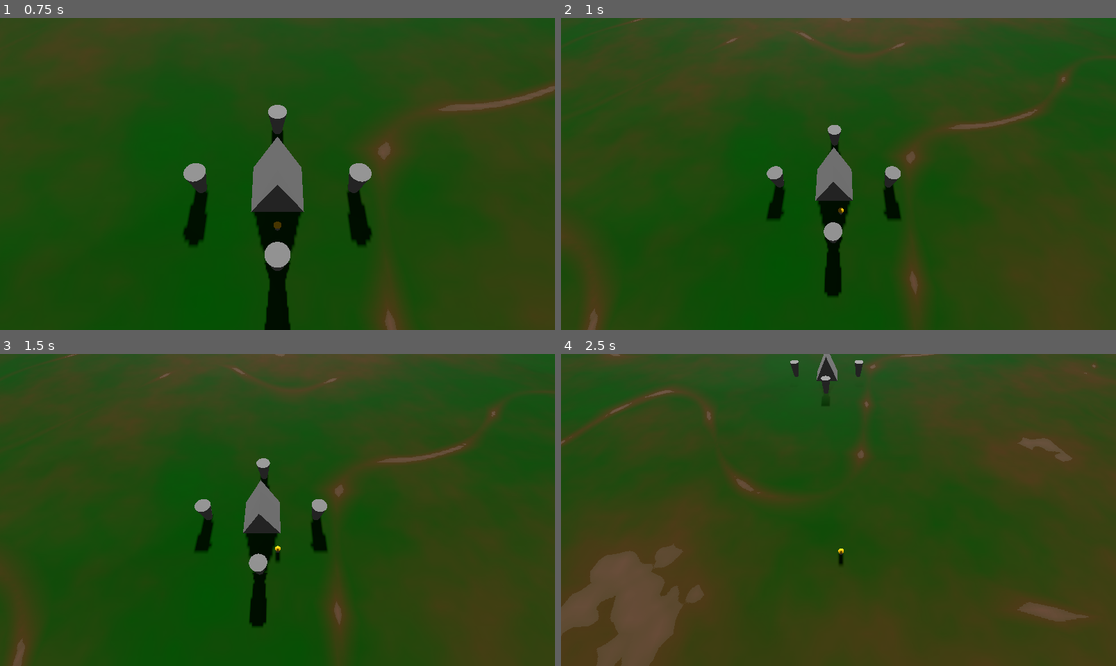
Above: before the commit, frames 1-4 (two rows, left to right).
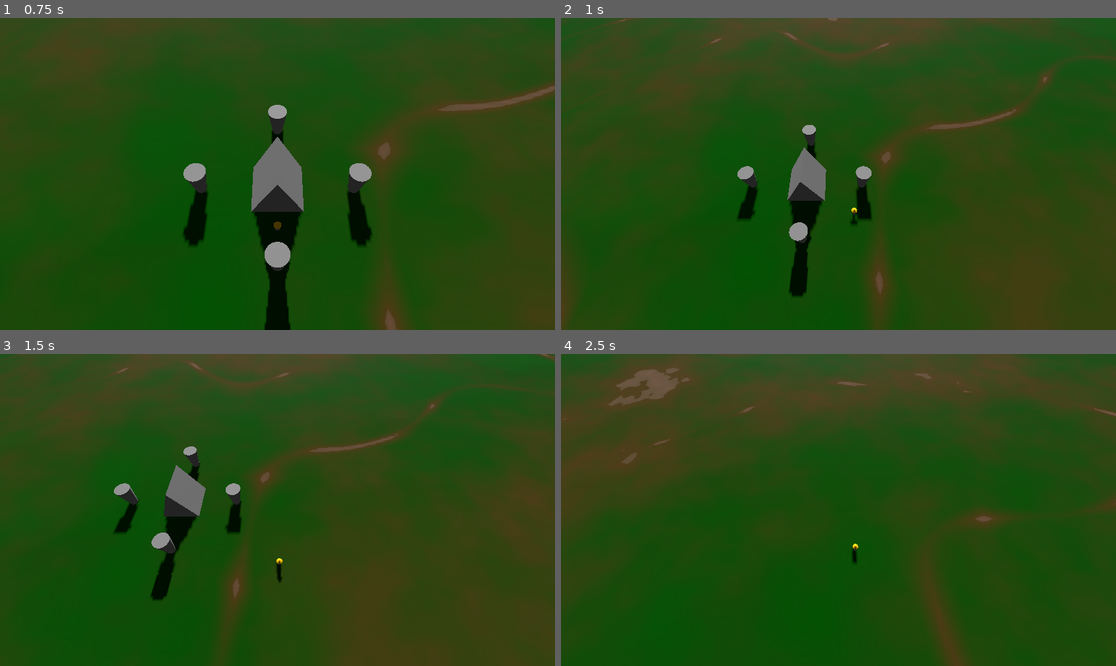
Above: after the commit, the same moments.

Repository: AngryCyboot/LD55
Game: Godot game, scene res://Main.tscn
Same seed, same stepped clock (60 frames per second), same inputs: the game is played once before the commit and once after it.
Inputs (mouse positions are in pixels of both pictures, inside the frame that each line leads up to):
- Up to frame 1 (0.75 s): tap Enter (ui_accept) at 0.5 s; move the mouse to (399, 158) at 0.52 s; hold D (East) from 0.53 s (still down); hold Shift (Dash) from 0.53 s (still down); click (399, 158) at 0.67 s
- Up to frame 2 (1 s): keep holding D (East); keep holding Shift (Dash); tap Enter (ui_accept) at 0.77 s
- Up to frame 3 (1.5 s): move the mouse to (166, 525) at 1.27 s; release D (East) at 1.28 s; release Shift (Dash) at 1.28 s; hold S (South) from 1.28 s (still down); tap Space (Context) at 1.35 s
- Up to frame 4 (2.5 s): tap Enter (ui_accept) at 1.52 s; tap Shift (Dash) at 1.55 s; move the mouse to (894, 441) at 2.02 s; release S (South) at 2.03 s; hold D (East) from 2.03 s (still down); hold Shift (Dash) from 2.03 s (still down)

Frame 1 is identical in both runs. In frame 2, 11% of the frame differs, in the area x 0-93%, y 0-100%; in frame 3, 20%; in frame 4, 53%, in the area x 0-100%, y 0-100%.

Commit message:
Fix dash and improve dash by adding cooldown

Diff:
--- a/Character/Char.gd
+++ b/Character/Char.gd
@@ -1,16 +1,18 @@
 extends CharacterBody3D
 
-
+@export var movement_speed : float = 3000
 @export var dash_time : float = 0.2
-@export var dash_speed : float = 20
+@export var dash_cooldown_time : float = 1.0
+@export var dash_speed : float = 15
 @export var dash_sound : AudioStreamPlayer3D
 @export var death_sound : AudioStreamPlayer3D
 @export var spawn_sound : AudioStreamPlayer3D
 @export var village : Node3D
 @export var environement : Environment
 
-var dashing : bool = false
+var ready_to_dash : bool = true
 var timer : float = 0
+var cooldown_timer : float = 0
 var _current_boss:Boss = null
 var _current_unsummoning_circle:Node3D = null
 var _current_unsummoning_circle_part:CirclePart = null
@@ -21,24 +23,30 @@
 
 func _process(delta):
 	if alive:
-		if not dashing :
+		#Update timers
+		if timer < dash_time:
+			timer += delta
+		if cooldown_timer < dash_cooldown_time:
+			cooldown_timer += delta
+		#Dash time ends, reset velocity
+		if timer >= dash_time:
 			var char_input : Vector2 = Input.get_vector("West", "East", "North", "South")
-			velocity = Vector3(char_input.x,0,char_input.y)*delta*500
-		else:
-			if timer < dash_time:
-				timer += delta
-			else:
-				dashing = false
+			velocity = Vector3(char_input.x,0,char_input.y)*delta*movement_speed
+		#Cooldown ok ? Enable dash
+		if cooldown_timer >= dash_cooldown_time:
+			ready_to_dash = true
+
 		move_and_slide()
 	else:
 		timer+=delta
 		respawn()
 
 func _input(event):
-	if event.is_action_pressed("Dash") and not dashing:
-		dashing = true
+	if event.is_action_pressed("Dash") and ready_to_dash:
+		ready_to_dash = false
 		if not dash_sound.playing : dash_sound.play()
 		timer = 0
+		cooldown_timer = 0
 		velocity *= dash_speed
 	if event.is_action_pressed("Context"):
 		if _current_unsummoning_circle == null:
